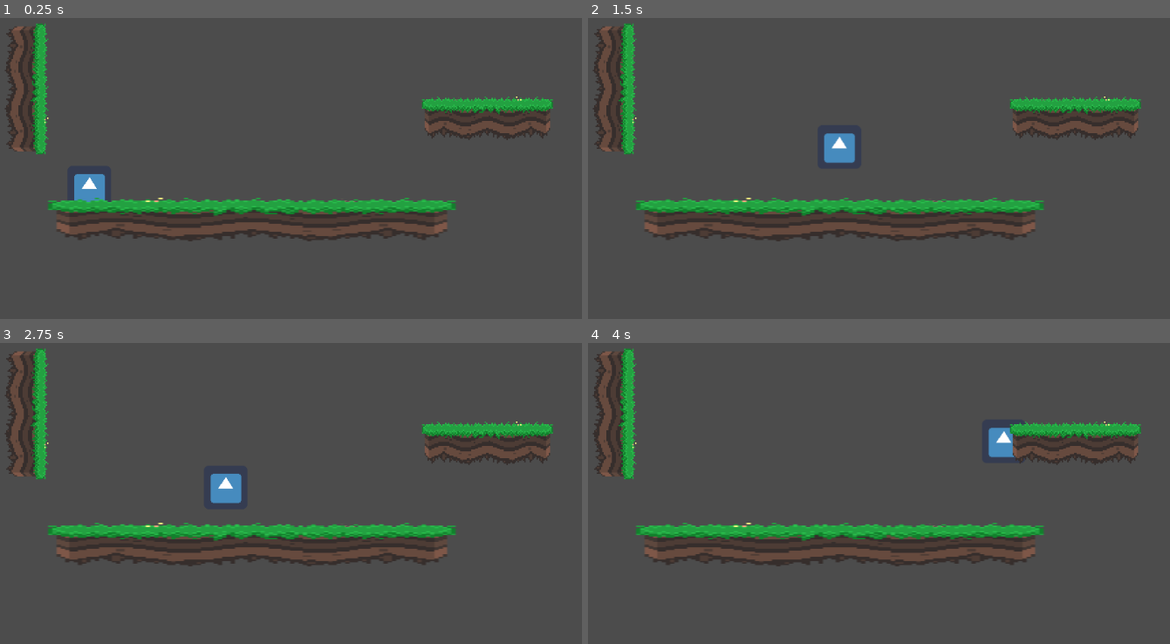
Above: before the commit, frames 1-4 (two rows, left to right).
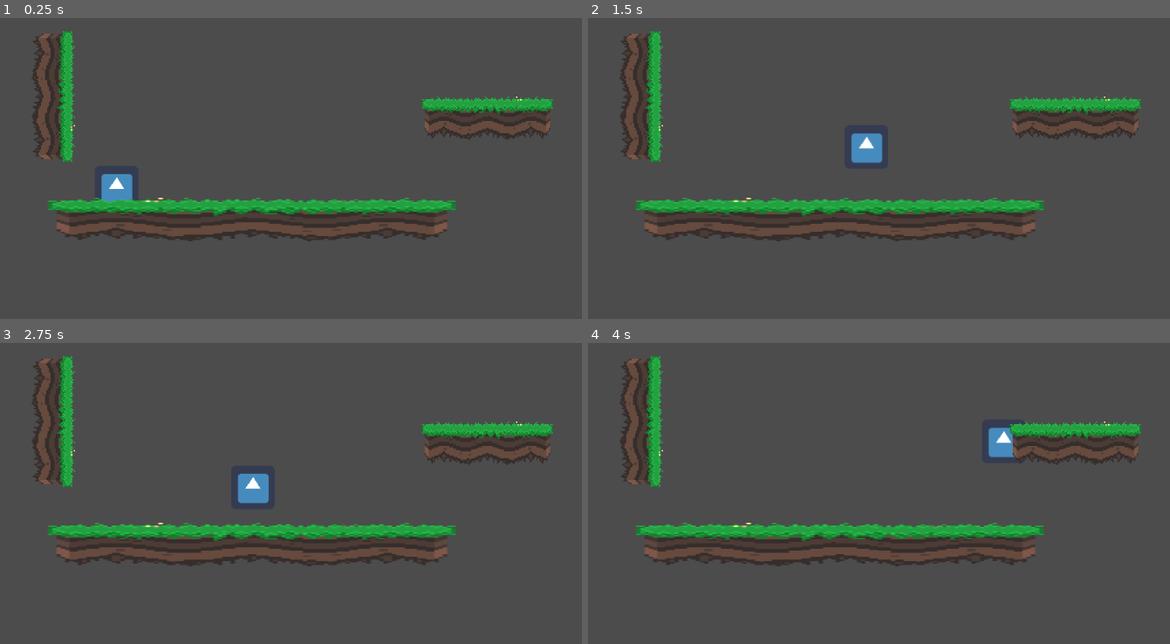
Above: after the commit, the same moments.

Repository: rwx788/godot_platformer
Game: Godot game, scene res://Scenes/MainScene.tscn
Two runs of this game, one before a commit and one after it. Both use one fixed random seed, a clock stepped at 60 frames per second and the inputs below. The engine's default icon, where the game draws it, is replaced by a stand-in: a white triangle on a blue panel in a dark square.
Inputs:
- Up to frame 1 (0.25 s): no input
- Up to frame 2 (1.5 s): tap Enter at 0.5 s; hold D (move_right) from 0.53 s (still down); tap W (jump) at 0.6, 0.77, 1.07, 1.35 s
- Up to frame 3 (2.75 s): tap W (jump) at 1.52, 1.82, 2.1 s; release D (move_right) at 2.03 s; hold A (move_left) from 2.03 s (still down)
- Up to frame 4 (4 s): release A (move_left) at 2.78 s; hold D (move_right) from 2.78 s (still down); tap W (jump) at 2.85, 3.02, 3.32, 3.6, 3.77 s

The runs differ from the first frame. In frame 1, 4.6% of the frame differs, in the area x 0-23%, y 1-62%; in frame 2, 4.7%, in the area x 0-51%, y 1-49%; in frame 3, 4.7%; in frame 4, 3.7%.

Commit message:
Allow single wall jump only

Diff:
--- a/Scenes/MainScene.tscn
+++ b/Scenes/MainScene.tscn
@@ -15,6 +15,9 @@
 [sub_resource type="CircleShape2D" id=2]
 radius = 22.0767
 
+[sub_resource type="RectangleShape2D" id=6]
+extents = Vector2( 25.054, 88 )
+
 [sub_resource type="PhysicsMaterial" id=3]
 
 [sub_resource type="RectangleShape2D" id=4]
@@ -23,13 +26,10 @@
 [sub_resource type="RectangleShape2D" id=5]
 extents = Vector2( 87.054, 27 )
 
-[sub_resource type="RectangleShape2D" id=6]
-extents = Vector2( 25.054, 88 )
-
 [node name="Node2D" type="Node2D"]
 
 [node name="Player" type="KinematicBody2D" parent="."]
-position = Vector2( 132, 372 )
+position = Vector2( 172, 374 )
 script = ExtResource( 1 )
 __meta__ = {
 "_edit_group_": true
@@ -42,7 +42,7 @@
 "_edit_group_": true
 }
 
-[node name="CollisionShape2D" type="CollisionShape2D" parent="Player"]
+[node name="Hitbox" type="CollisionShape2D" parent="Player"]
 position = Vector2( -5, -1 )
 shape = SubResource( 2 )
 __meta__ = {
@@ -51,14 +51,29 @@
 
 [node name="WallContainer" type="Node" parent="."]
 
-[node name="StaticBody2D" type="StaticBody2D" parent="WallContainer"]
+[node name="Vertical_wall" type="StaticBody2D" parent="WallContainer"]
+position = Vector2( 78, 273 )
+__meta__ = {
+"_edit_group_": true
+}
+
+[node name="Sprite" type="Sprite" parent="WallContainer/Vertical_wall"]
+rotation = 1.5708
+texture = ExtResource( 3 )
+
+[node name="CollisionShape2D" type="CollisionShape2D" parent="WallContainer/Vertical_wall"]
+shape = SubResource( 6 )
+
+[node name="Floor" type="Node" parent="."]
+
+[node name="Horizontal_wall" type="StaticBody2D" parent="Floor"]
 position = Vector2( 517, 454 )
 physics_material_override = SubResource( 3 )
 __meta__ = {
 "_edit_group_": true
 }
 
-[node name="Sprite" type="Sprite" parent="WallContainer/StaticBody2D"]
+[node name="Sprite" type="Sprite" parent="Floor/Horizontal_wall"]
 use_parent_material = true
 position = Vector2( -147.5, 1.35068e-005 )
 rotation = -3.14159
@@ -66,31 +81,18 @@
 texture = ExtResource( 3 )
 normal_map = ExtResource( 3 )
 
-[node name="CollisionShape2D" type="CollisionShape2D" parent="WallContainer/StaticBody2D"]
+[node name="CollisionShape2D" type="CollisionShape2D" parent="Floor/Horizontal_wall"]
 position = Vector2( -149, 0 )
 shape = SubResource( 4 )
 
-[node name="StaticBody2D2" type="StaticBody2D" parent="WallContainer"]
+[node name="Horizontal_wall2" type="StaticBody2D" parent="Floor"]
 position = Vector2( 715, 305 )
 __meta__ = {
 "_edit_group_": true
 }
 
-[node name="Sprite" type="Sprite" parent="WallContainer/StaticBody2D2"]
+[node name="Sprite" type="Sprite" parent="Floor/Horizontal_wall2"]
 texture = ExtResource( 3 )
 
-[node name="CollisionShape2D" type="CollisionShape2D" parent="WallContainer/StaticBody2D2"]
+[node name="CollisionShape2D" type="CollisionShape2D" parent="Floor/Horizontal_wall2"]
 shape = SubResource( 5 )
-
-[node name="StaticBody2D3" type="StaticBody2D" parent="WallContainer"]
-position = Vector2( 39, 262 )
-__meta__ = {
-"_edit_group_": true
-}
-
-[node name="Sprite" type="Sprite" parent="WallContainer/StaticBody2D3"]
-rotation = 1.5708
-texture = ExtResource( 3 )
-
-[node name="CollisionShape2D" type="CollisionShape2D" parent="WallContainer/StaticBody2D3"]
-shape = SubResource( 6 )
--- a/scripts/Player.gd
+++ b/scripts/Player.gd
@@ -6,16 +6,15 @@
 export var move_speed := 250
 export var jump_force := 700
 export var gravity := 1800
-export var slope_slide_threshold := 50.0
 
 var speed := Vector2()
 var velocity := Vector2()
 var snap_vector := Vector2(0, 32)
+var prev_vert_wall := 0
 
 func process_jump():
-	if Input.is_action_just_pressed("jump"):
-		speed.y = -jump_force
-		jumping = true
+	speed.y = -jump_force
+	jumping = true
 
 func _physics_process(delta):
 	var direction_x := Input.get_action_strength("move_right") - Input.get_action_strength("move_left")
@@ -26,16 +25,23 @@
 	speed.x = clamp(speed.x, -MAX_SPEED, MAX_SPEED)
 	speed.y = clamp(speed.y, -MAX_SPEED, MAX_SPEED)
 
-	velocity = move_and_slide_with_snap( speed, speed if jumping else snap_vector, Vector2.UP, slope_slide_threshold )
+	velocity = move_and_slide_with_snap( speed, speed if jumping else snap_vector, Vector2.UP, 50, 4, deg2rad(46) )
 
 	if is_on_floor():
-		# Landed
-		if jumping:
 			velocity.y = 0
 			jumping = false
+			prev_vert_wall = 0
+
+	if Input.is_action_just_pressed("jump"):
 		# Is on floor, allow jumping
-		else:
+		if is_on_floor():
 			process_jump()
-	# Allow wall jumps
-	elif is_on_wall():
-		process_jump()
+		# Allow wall jumps only when in air already
+		elif is_on_wall() and jumping:
+			# Do not allow wall jumps from the same wall
+			for i in get_slide_count():
+				var collision = get_slide_collision(i)
+				if collision.collider_id != prev_vert_wall:
+					process_jump()
+					prev_vert_wall = collision.collider_id
+					break
